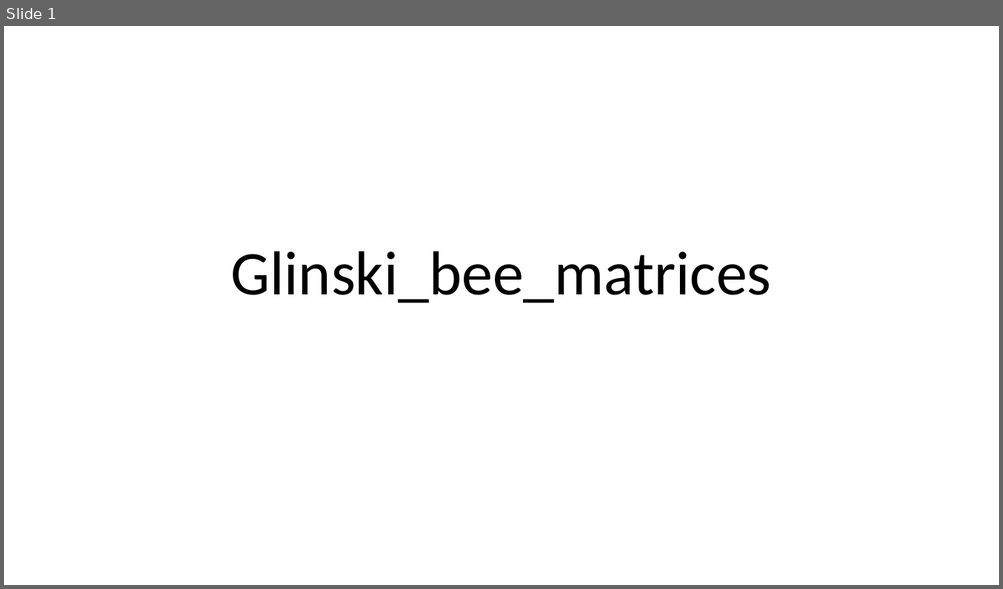
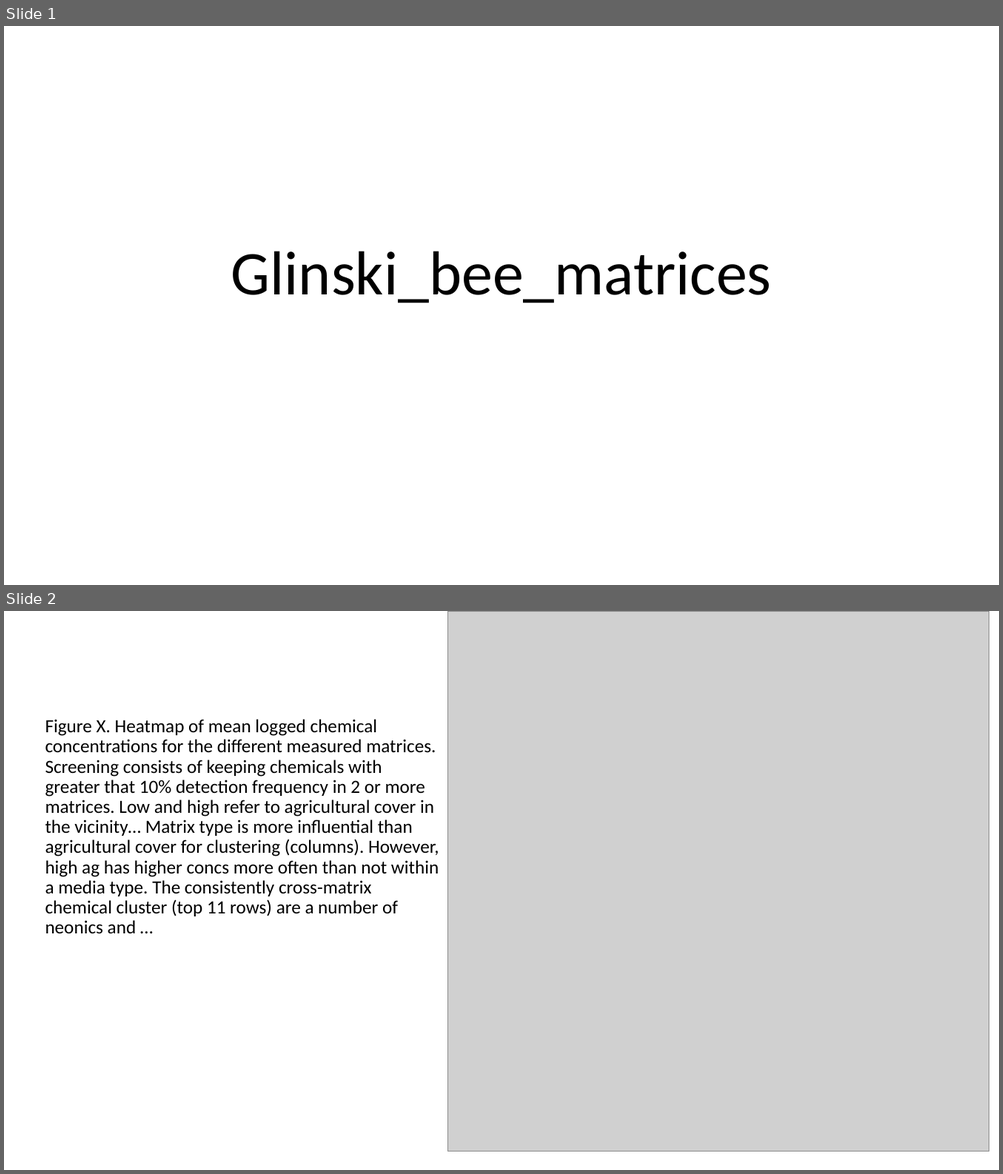
Before and after one commit to bee-modeling/glinski_bee_matrices, a slide deck: pptx/glinski_bee_matrices.pptx. Shown one above the other, each under a label of ours: slide 1 before the commit, slides 1 and 2 after it. The pictures are 1003x589 and 1003x1174 pixels, drawn with LibreOffice and Linux fonts; fonts in the diff are those of the drawing; grey boxes stand for pictures. Boxes give left, top, right and bottom in pixels: in the first picture for what was removed or moved away, otherwise in the second. Text is boxed around its words. In the diff, an @@ line names an element or a change of style, - is before the commit and + after.

Commit message:
cross matrix figure updates

```diff
--- a/pptx/glinski_bee_matrices.pptx
+++ b/pptx/glinski_bee_matrices.pptx
@@ slide 2 added at <box>4,611,999,1170</box>, background #FFFFFF @@
@@ picture added at <box>448,611,989,1152</box> @@
@@ title added at <box>45,719,439,934</box>, 18 pt, text #000000 @@
+Figure X. Heatmap of mean logged chemical concentrations for the different measured matrices. Screening consists of keeping chemicals with greater that 10% detection frequency in 2 or more matrices. Low and high refer to agricultural cover in the vicinity… Matrix type is more influential than agricultural cover for clustering (columns). However, high ag has higher concs more often than not within a media type. The consistently cross-matrix chemical cluster (top 11 rows) are a number of neonics and …
```
Also in this commit, not shown: 4 other slides added, 2 slides removed, 7 other files.
